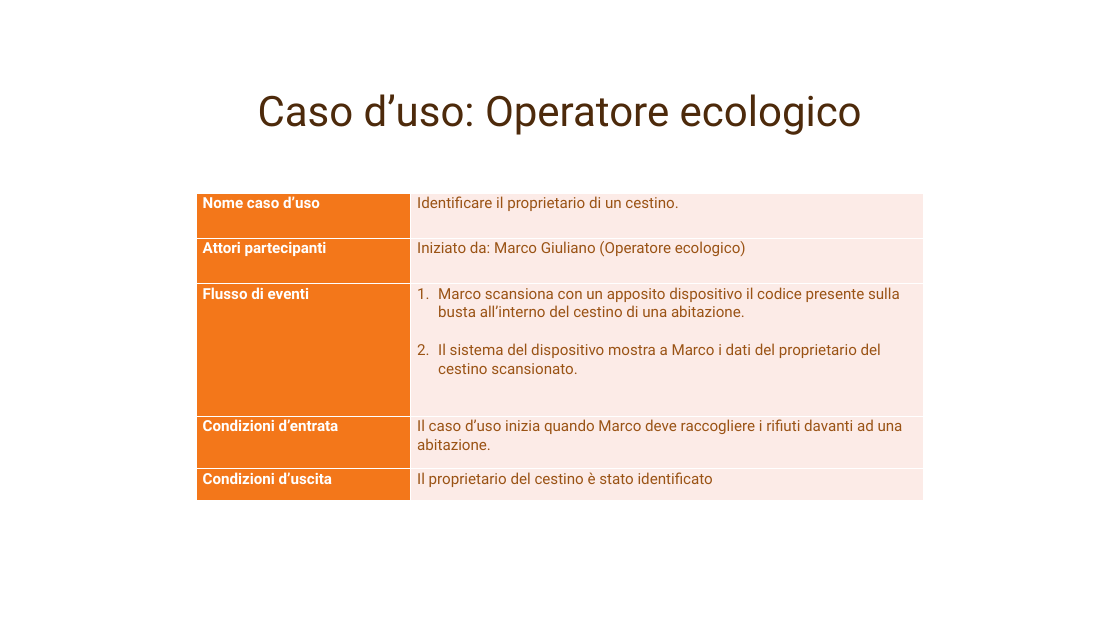
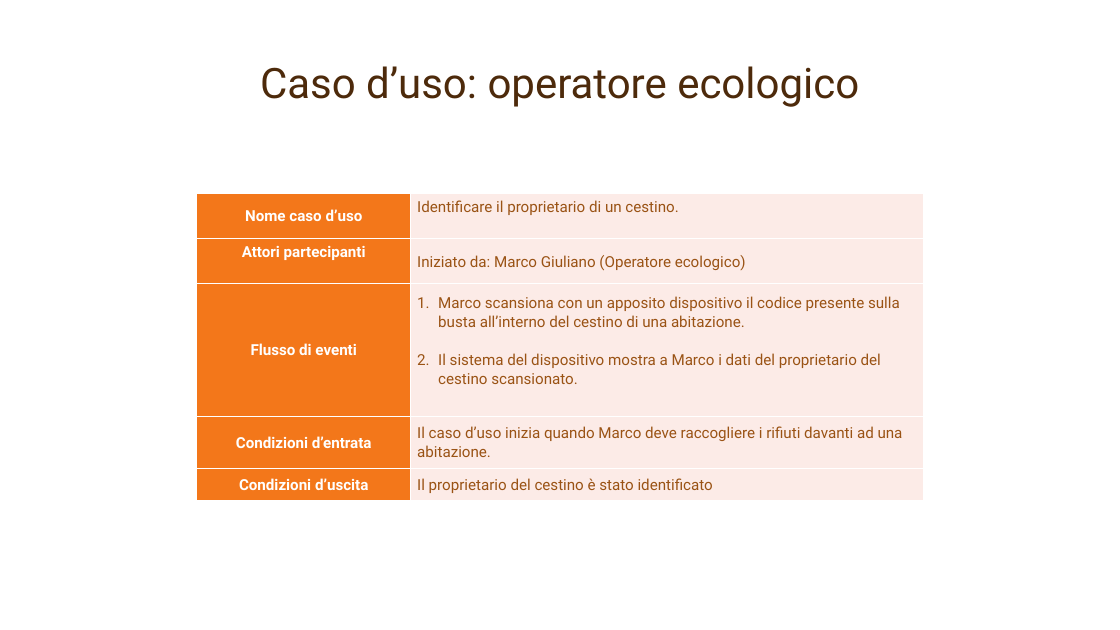
Before and after one commit to mcastellaneta/Recyclapp, a slide deck: slide 16 of Presentazione IUM/RecyclApp.pptx. Drawn at 1120x630 pixels with LibreOffice and Linux fonts; fonts in the diff are those of the drawing; background and template pictures are left out. Boxes give left, top, right and bottom in pixels: in the first picture for what was removed or moved away, otherwise in the second. Text is boxed around its words. In the diff, an @@ line names an element or a change of style, - is before the commit and + after.

```diff
--- a/Presentazione IUM/RecyclApp.pptx
+++ b/Presentazione IUM/RecyclApp.pptx
@@ title at (260, 66, 859, 107): text changed @@
-Caso d’uso: Operatore ecologico
+Caso d’uso: operatore ecologico
@@ table at (197, 193, 923, 501) @@
@@ alignment left to centre @@
```
Also in this commit, not shown: 23 other slides changed.
